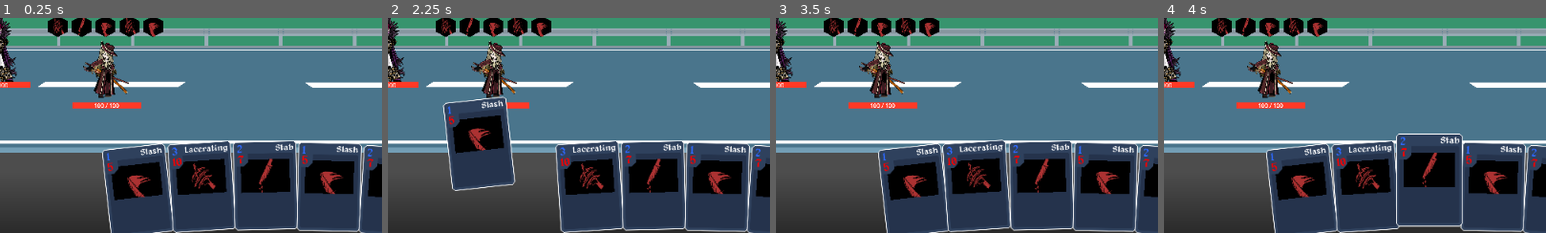
Above: before the commit, frames 1-4 (left to right).
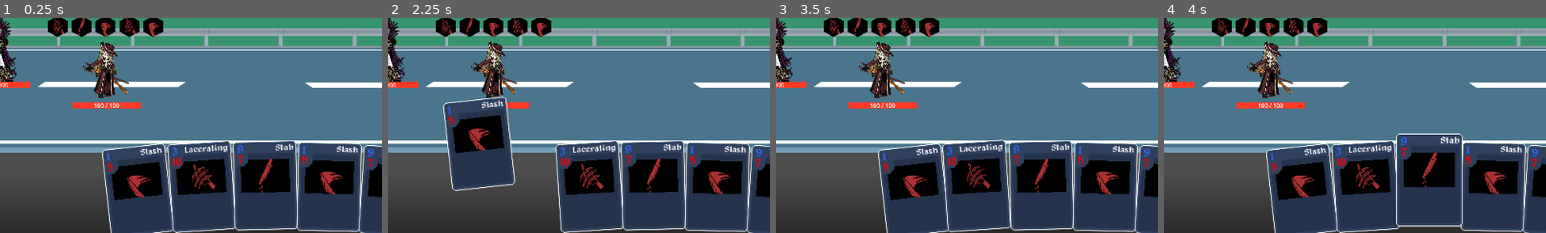
Above: after the commit, the same moments.

Repository: mewmewmyagic/card-game-main
Game: Godot game, scene res://scenes/battle/BattleScene.tscn
The game is run twice, just before and just after one commit, with the same random seed, the same clock (stepped at 60 frames per second) and the same inputs.
Inputs (mouse positions are % of the whole screen's width and height, from its top left):
- Up to frame 1 (0.25 s): no input
- Up to frame 2 (2.25 s): click "skip round" at 0.5 s; click "skip round" at 1.25 s; tap Enter at 2 s; drag from (35, 90) to (16, 57) at 2.02 s
- Up to frame 3 (3.5 s): drag from (43, 89) to (16, 57) at 2.77 s
- Up to frame 4 (4 s): move the mouse to (51, 89) at 3.52 s; hold D (Right) from 3.53 s (still down); hold Right mouse button (right_mouse) from 3.53 s (still down); click (51, 89) at 3.67 s
The pictures show only the part of the screen within x 17-67%, y 50-100%; the shares and areas given below are measured in that part.

The runs differ from the first frame. In frame 1, less than 0.1% of the frame differs, in the area x 62-98%, y 59-65%; in frame 2, less than 0.1%; in frame 3, less than 0.1%; in frame 4, less than 0.1%, in the area x 62-98%, y 55-65%.

Commit message:
as

Diff:
--- a/Resources/Cards/KnifeCards/stab_knife.tres
+++ b/Resources/Cards/KnifeCards/stab_knife.tres
@@ -29,7 +29,7 @@
 [resource]
 script = ExtResource("5_2j7q1")
 card_name = "Stab"
-stamina_cost = 2
+stamina_cost = 9
 recovery_cost = 7
 effects = Array[ExtResource("1_mcvat")]([SubResource("Resource_hyd8b"), SubResource("Resource_5mi8n"), SubResource("Resource_dqdv4")])
 card_art = ExtResource("1_4dgue")
--- a/Scripts/battle/battle_ui.gd
+++ b/Scripts/battle/battle_ui.gd
@@ -13,15 +13,14 @@
 func _ready() -> void:
 	turn_ui.bind(battle_state.turn_manager)
 
-	#signals to make hand not playable in between turns
-	EventBus.turn_started.connect(the_hand_ui._update_interactability_ui)
-	EventBus.turn_ended.connect(the_hand_ui._update_interactability_ui)
+	EventBus.turn_stage_changed.connect(the_hand_ui._update_interactability_ui)
 
 	battle_state.turn_manager.turn_started.connect(_on_different_ally_turn_started)
 
 func _on_different_ally_turn_started(combatant: Combatant) -> void:
 	if combatant.ai_behavior:
 		return
+
 	the_hand_ui.bind(battle_state.card_play_manager, combatant)
 	stamina_ui.bind(combatant.stats)
 	draw_pile_ui.bind(combatant.draw_pile)
--- a/Scripts/battle/event_bus.gd
+++ b/Scripts/battle/event_bus.gd
@@ -10,3 +10,4 @@
 #Turns
 signal turn_ended
 signal turn_started
+signal turn_stage_changed
--- a/Scripts/battle_ui/player_hand_ui.gd
+++ b/Scripts/battle_ui/player_hand_ui.gd
@@ -33,10 +33,8 @@
 	card_play_manager = resolver
 	source_combatant = source
 	hand_pile.card_pile_size_changed.connect(_on_pile_changed)
-	source_combatant.stats.stamina_changed.connect(_on_stamina_changed)
 
 	_sync()
-	_update_interactability_ui()
 
 func _unbind() -> void:
 	if hand_pile and hand_pile.card_pile_size_changed.is_connected(_on_pile_changed):
@@ -49,12 +47,12 @@
 		_despawn_card(card)
 
 func _on_stamina_changed(_new_stamina: int) -> void:
-	_update_interactability_ui()
+	pass
 
 func _update_interactability_ui() -> void:
 	for card_ui in card_to_ui.values():
-		var playable := card_play_manager.can_play(card_ui.card, source_combatant)
-		card_ui.set_interactable_ui(playable)
+		var playable = card_play_manager.can_play(card_ui.card, source_combatant)
+		card_ui.set_interactable(playable)
 
 func _on_pile_changed(_count: int) -> void:
 	_sync()
--- a/Scripts/battle_ui/skip_round.gd
+++ b/Scripts/battle_ui/skip_round.gd
@@ -41,5 +41,5 @@
 	prog_bar.hide()
 	if parent and parent.is_current_turn:
 		parent.discard_hand()
-		parent.battle_state.turn_manager.end_turn()
+		parent.battle_state.turn_manager.output_phase()
 		parent.play_other_animation()
--- /dev/null
+++ b/Scripts/card/card_play.gd
@@ -0,0 +1,11 @@
+extends Node
+
+
+# Called when the node enters the scene tree for the first time.
+func _ready() -> void:
+	pass # Replace with function body.
+
+
+# Called every frame. 'delta' is the elapsed time since the previous frame.
+func _process(delta: float) -> void:
+	pass
--- a/Scripts/card_ui/card_ui.gd
+++ b/Scripts/card_ui/card_ui.gd
@@ -23,7 +23,7 @@
 		playable = value
 		_update_playable_visuals()
 
-func set_interactable_ui(value: bool) -> void:
+func set_interactable(value: bool) -> void:
 	playable = value
 
 func _update_playable_visuals() -> void:
--- a/Scripts/combatant/combatant.gd
+++ b/Scripts/combatant/combatant.gd
@@ -17,14 +17,15 @@
 @export var appearance: CombatantSpriteResource
 @onready var sprite_2d: CombatantAnimationPlayer = $AnimatedSprite2D
 
-@onready var skill_container: HandDisplay = $HandDisplay as HandDisplay
-@onready var stats_ui: CombatantStatsUI = $StatsUI as CombatantStatsUI
+@export var skill_container: HandDisplay
+@export var stats_ui: CombatantStatsUI
 
 var draw_pile: CardPile = CardPile.new()
 var discard_pile: CardPile = CardPile.new()
 var hand_pile: CardPile = CardPile.new()
 
 var is_current_turn: bool = false
+var is_playing: bool = false
 var is_dead: bool = false
 
 
--- a/Scripts/resolvers/card_play_resolver.gd
+++ b/Scripts/resolvers/card_play_resolver.gd
@@ -14,12 +14,10 @@
 
 func validate_card(context: CardEffectContext) -> bool:
 	if not can_play(context.card, context.source):
-		#context.source.hand_pile.card_pile_size_changed.emit(context.source.hand_pile.cards.size())
 		EventBus.card_play_rejected.emit()
 		return false
 
 	if not is_valid_target(context):
-		#context.source.hand_pile.card_pile_size_changed.emit(context.source.hand_pile.cards.size())
 		EventBus.card_play_rejected.emit()
 		return false
 
@@ -28,6 +26,7 @@
 func resolve(context: CardEffectContext) -> void:
 	if (validate_card(context) == false):
 		return
+
 
 	context.source.stats.stamina -= context.card.stamina_cost
 	context.source.play_skill_animation(context.card)
@@ -42,14 +41,14 @@
 
 	battle.turn_manager._add_recovery_cost(context.card.recovery_cost)
 
-	battle.turn_manager.end_turn()
+	battle.turn_manager.output_phase()
 
 
 func can_afford(card: Card, source: Combatant) -> bool:
 	return source.stats.enough_stamina(card)
 
 func can_play(card: Card, source: Combatant) -> bool:
-	if not source.is_current_turn:
+	if not source.is_playing:
 		return false
 
 	return can_afford(card, source)
--- a/Scripts/turnrelated/turn_manager.gd
+++ b/Scripts/turnrelated/turn_manager.gd
@@ -9,7 +9,7 @@
 signal turn_ended(combatant: Combatant)
 
 signal turn_order_changed
-signal decision_made(play: Card)
+signal decision_made
 
 enum Stage {START, INPUT, OUTPUT, END}
 
@@ -72,22 +72,29 @@
 	input_phase()
 
 func input_phase() -> void:
-	if not current_turn.combatant.ai_behavior:
-		ally_turn_started.emit(current_turn)
+	current_turn.combatant.is_playing = true
+	_set_stage(Stage.INPUT)
+
+	if current_turn.combatant.ai_behavior:
 		current_turn.combatant.take_ai_turn(battle)
 	else:
-		output_phase()
+		ally_turn_started.emit(current_turn.combatant) #this is fucking useless
+
 
 func output_phase() -> void:
-	current_turn.combatant.take_ai_turn(battle)
+	current_turn.combatant.is_playing = false
+	_set_stage(Stage.OUTPUT)
+
+	await current_turn.combatant.anim_done
+
+	end_turn()
 
 func end_turn() -> void:
 	_set_stage(Stage.END)
+
 	current_turn.combatant._on_self_turn_ended()
 	EventBus.turn_ended.emit()
 	turn_ended.emit(current_turn.combatant)
-
-	await current_turn.combatant.anim_done
 
 	if _round_over():
 		round_ended.emit()
@@ -137,6 +144,7 @@
 
 func _set_stage(new_stage: Stage):
 	stage = new_stage
+	EventBus.turn_stage_changed.emit()
 #TODO
 #run turn, where it executes start turn, waits for your bullshit (picking a card, executing effects, etc), and ends turn
 #action queue, but it seems fucking complicated with little gain
--- a/scenes/Combatant.tscn
+++ b/scenes/Combatant.tscn
@@ -11,12 +11,13 @@
 
 [sub_resource type="RectangleShape2D" id="RectangleShape2D_crx7y"]
 
-[node name="Combatant" type="Node2D" unique_id=1903320986 node_paths=PackedStringArray("status_manager", "modifier_manager") groups=["character"]]
+[node name="Combatant" type="Node2D" unique_id=1903320986 node_paths=PackedStringArray("status_manager", "modifier_manager", "skill_container", "stats_ui") groups=["character"]]
 y_sort_enabled = true
 script = ExtResource("1_ddi1i")
-combatant_name = null
-status_manager = NodePath("StatusManager")
-modifier_manager = NodePath("ModifierManager")
+status_manager = NodePath("Managers/StatusManager")
+modifier_manager = NodePath("Managers/ModifierManager")
+skill_container = NodePath("CombatantUI/HandDisplay")
+stats_ui = NodePath("CombatantUI/StatsUI")
 
 [node name="AnimatedSprite2D" type="AnimatedSprite2D" parent="." unique_id=1362894786]
 y_sort_enabled = true
@@ -25,38 +26,51 @@
 animation = &"default_enemy"
 script = ExtResource("2_ddi1i")
 
-[node name="StatsUI" parent="." unique_id=43148091 instance=ExtResource("3_gqvtd")]
-offset_left = -140.0
-offset_top = 138.0
-offset_right = -82.8
-offset_bottom = 156.8
-
 [node name="Area2D" type="Area2D" parent="." unique_id=1975118247]
 collision_layer = 2
 
 [node name="CollisionShape2D" type="CollisionShape2D" parent="Area2D" unique_id=1604127139]
 shape = SubResource("RectangleShape2D_crx7y")
 
-[node name="StatusContainer" type="GridContainer" parent="." unique_id=1358199471]
+[node name="Managers" type="Node" parent="." unique_id=997656242]
+
+[node name="StatusManager" type="Node" parent="Managers" unique_id=810462496 node_paths=PackedStringArray("parent", "status_effect_area")]
+script = ExtResource("5_88lpd")
+parent = NodePath("../..")
+status_effect_icon = ExtResource("6_fsa1f")
+status_effect_area = NodePath("../../CombatantUI/StatusEffectDisplay")
+
+[node name="ModifierManager" type="Node" parent="Managers" unique_id=1067453016]
+script = ExtResource("6_sga3o")
+metadata/_custom_type_script = "uid://ca7xr68felq2v"
+
+[node name="CombatantUI" type="Control" parent="." unique_id=2009267767]
+layout_mode = 3
+anchors_preset = 15
+anchor_right = 1.0
+anchor_bottom = 1.0
+grow_horizontal = 2
+grow_vertical = 2
+
+[node name="HandDisplay" parent="CombatantUI" unique_id=809158978 node_paths=PackedStringArray("parent") instance=ExtResource("8_4uuik")]
+layout_mode = 1
+offset_left = -309.0
+offset_top = -221.0
+offset_right = 307.0
+offset_bottom = -139.0
+parent = NodePath("../..")
+
+[node name="StatusEffectDisplay" type="GridContainer" parent="CombatantUI" unique_id=1358199471]
+layout_mode = 0
 offset_left = -142.0
 offset_top = 175.0
 offset_right = 149.0
 offset_bottom = 351.0
 columns = 10
 
-[node name="HandDisplay" parent="." unique_id=809158978 node_paths=PackedStringArray("parent") instance=ExtResource("8_4uuik")]
-offset_left = -309.0
-offset_top = -221.0
-offset_right = 307.0
-offset_bottom = -139.0
-parent = NodePath("..")
-
-[node name="StatusManager" type="Node" parent="." unique_id=810462496 node_paths=PackedStringArray("parent", "status_effect_area")]
-script = ExtResource("5_88lpd")
-parent = NodePath("..")
-status_effect_icon = ExtResource("6_fsa1f")
-status_effect_area = NodePath("../StatusContainer")
-
-[node name="ModifierManager" type="Node" parent="." unique_id=1067453016]
-script = ExtResource("6_sga3o")
-metadata/_custom_type_script = "uid://ca7xr68felq2v"
+[node name="StatsUI" parent="CombatantUI" unique_id=43148091 instance=ExtResource("3_gqvtd")]
+layout_mode = 0
+offset_left = -140.0
+offset_top = 138.0
+offset_right = -82.8
+offset_bottom = 156.8
--- a/scenes/TurnOrderIconAnimator.gd
+++ b/scenes/TurnOrderIconAnimator.gd
@@ -1,4 +1,3 @@
-# CardAnimator.gd
 class_name TurnOrderIconAnimator
 extends Node
 
@@ -24,5 +23,4 @@
 	_active_tween.set_ease(ease_type)
 	_active_tween.tween_property(turn_icon, "position", target_position, d)
 	_active_tween.parallel().tween_property(turn_icon, "rotation_degrees", target_rotation, d)
-	_active_tween.finished
 	_active_tween.finished.connect(func(): is_animating = false)
--- a/status_effect_icon.tscn
+++ b/status_effect_icon.tscn
@@ -1,8 +1,9 @@
 [gd_scene format=3 uid="uid://wb8nl4l28r7w"]
 
-[ext_resource type="Script" uid="uid://x43jwqfneosx" path="res://status_icon.gd" id="1_jg52w"]
+[ext_resource type="Script" uid="uid://x43jwqfneosx" path="res://Scripts/Status Effects/status effect ui/status_icon.gd" id="1_jg52w"]
 [ext_resource type="Texture2D" uid="uid://c625u4qb3ffuy" path="res://Textures/blehhhhh.png" id="2_exf04"]
 [ext_resource type="FontFile" uid="uid://c6ccqp6l47401" path="res://Textures/cardArt/alagard.ttf" id="3_exf04"]
+
 
 [node name="status effect" type="Control" unique_id=1075959553]
 custom_maximum_size = Vector2(64, 64)
Renamed: status_icon.gd -> Scripts/Status Effects/status effect ui/status_icon.gd
Renamed: status_icon.gd.uid -> Scripts/Status Effects/status effect ui/status_icon.gd.uid
Not shown, added: Scripts/card/card_play.gd.uid
